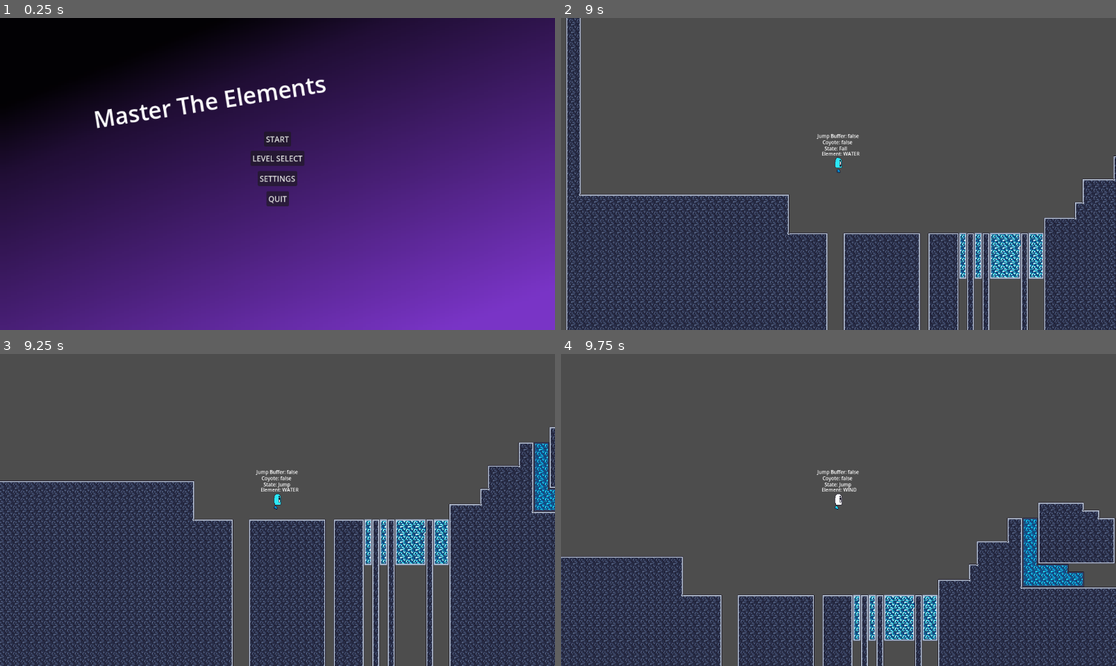
Above: before the commit, frames 1-4 (two rows, left to right).
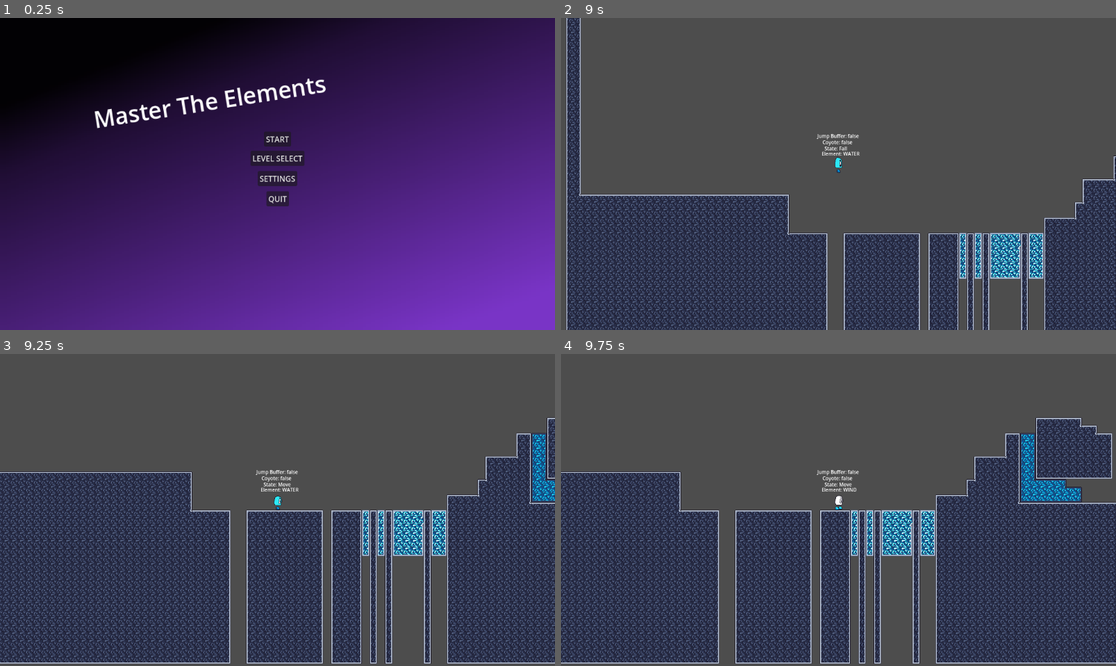
Above: after the commit, the same moments.

Repository: tkm3d1a/Piratesoftware_gamejam15
Game: Godot game, scene res://scenes/ui/start_menu.tscn
Same seed, same stepped clock (60 frames per second), same inputs: the game is played once before the commit and once after it.
Inputs:
- Up to frame 1 (0.25 s): no input
- Up to frame 2 (9 s): click "START" at 0.5 s; tap Enter at 1.25 s; hold D (move_right) 1.28-2.78 s; tap Space (jump) at 1.35, 1.52, 1.82, 2.27, 2.3, 2.57, 3.05, 3.77, 3.8, 4.07, 4.52, 4.55, 4.82, 5.27, 5.3, 5.57, 5.85, 6.77, 6.8, 7.07, 7.52, 7.55, 7.82, 8.27, 8.3, 8.57 s; tap S (transform_base) at 2.1, 6.6 s; hold A (move_left) 2.78-3.53 s; hold Q (transform_earth) 2.78-3.53 s; hold D (move_right) 3.53-5.03 s; tap R (transform_fire) at 3.6, 8.1 s; tap E (transform_water) at 4.35, 8.85 s; hold A (move_left) 5.03-5.78 s; tap W (transform_wind) at 5.1 s; hold D (move_right) 5.78-6.53 s; hold A (move_left) 6.53-8.03 s; hold Q (transform_earth) 7.28-8.03 s; hold D (move_right) from 8.03 s (still down)
- Up to frame 3 (9.25 s): keep holding D (move_right); tap Space (jump) at 9.05 s
- Up to frame 4 (9.75 s): keep holding D (move_right); tap W (transform_wind) at 9.6 s

Frames 1-2 are identical in both runs. In frame 3, 30% of the frame differs, in the area x 0-100%, y 20-100%; in frame 4, 39%.

Commit message:
corrected cyotoe timer bug (player and move script updated)

Diff:
--- a/scenes/characters/player/player.tscn
+++ b/scenes/characters/player/player.tscn
@@ -190,8 +190,10 @@
 [node name="Camera2D" type="Camera2D" parent="."]
 
 [node name="CoyoteTimer" type="Timer" parent="."]
+one_shot = true
 
 [node name="JumpBufferTimer" type="Timer" parent="."]
+one_shot = true
 
 [node name="DEBUG_transform" type="Label" parent="."]
 offset_left = -35.0
--- a/scripts/characters/player.gd
+++ b/scripts/characters/player.gd
@@ -3,8 +3,8 @@
 @export_group("Movement")
 @export var speed := 300.0
 @export var jump_velocity := 600.0
-@export var jump_buffer_timer := 0.15
-@export var coyote_wait_timer := 0.1
+@export var jump_buffer_frames := 6
+@export var coyote_wait_frames := 4
 
 @export_group("Transformations")
 @export var current_transform_state: Transform_State = Transform_State.BASE
@@ -22,6 +22,7 @@
 
 var jump_buffer_active := false
 var coyote_buffer_active := false
+var last_floor_status := false
 var can_jump := true
 var can_transform := true
 var gravity: int = ProjectSettings.get_setting("physics/2d/default_gravity")
@@ -56,12 +57,12 @@
 	d_update_jb_label(jump_buffer_active)
 	state_machine.init(self)
 
-	jump_buffer_timer_node.wait_time = jump_buffer_timer
-	jump_buffer_timer_node.one_shot = true
+	jump_buffer_timer_node.wait_time = jump_buffer_frames / 60.0
+	# jump_buffer_timer_node.one_shot = true
 	jump_buffer_timer_node.timeout.connect(clear_jump_buffer)
 
-	coyote_timer_node.wait_time = coyote_wait_timer
-	coyote_timer_node.one_shot = true
+	coyote_timer_node.wait_time = coyote_wait_frames / 60.0
+	# coyote_timer_node.one_shot = true
 	coyote_timer_node.timeout.connect(on_coyote_timer_timeout)
 
 func _physics_process(delta: float) -> void:
@@ -131,10 +132,8 @@
 	set_collision_mask_value(FIRE_MASK_BIT, false)
 
 func start_coyote_timer() -> void:
-	#FIXME: Issue with coyote timer found in testing - timer seems to not start in some situations - seems to be while holding move after leaving the edge - timer is not going away and you can continue to walk until movement is released
-	# it looks like possibly in the move state we never get to see the timer timeout?
 	coyote_buffer_active = true
-	coyote_timer_node.call_deferred("start")
+	coyote_timer_node.start()
 	d_update_c_label(coyote_buffer_active)
 
 func on_coyote_timer_timeout() -> void:
--- a/scripts/characters/player_states/move.gd
+++ b/scripts/characters/player_states/move.gd
@@ -3,6 +3,8 @@
 @export var idle_state: State
 @export var jump_state: State
 @export var fall_state: State
+
+var last_floor = false
 
 func enter() -> void:
 	super()
@@ -15,9 +17,9 @@
 
 	if movement == 0:
 		return idle_state
-
 	if not parent.is_on_floor():
-		parent.start_coyote_timer()
+		if parent.last_floor_status: # makes sure we are only starting the timer the frame after being on the floor
+			parent.start_coyote_timer()
 		if not parent.coyote_buffer_active:
 			return fall_state
 
@@ -26,6 +28,7 @@
 
 	parent.velocity.x = movement
 	parent.sprite_node.flip_h = movement < 0
+	parent.last_floor_status = parent.is_on_floor() # need to reset the 'last floor' BEFORE moving the character
 	parent.move_and_slide()
 	return null
 
